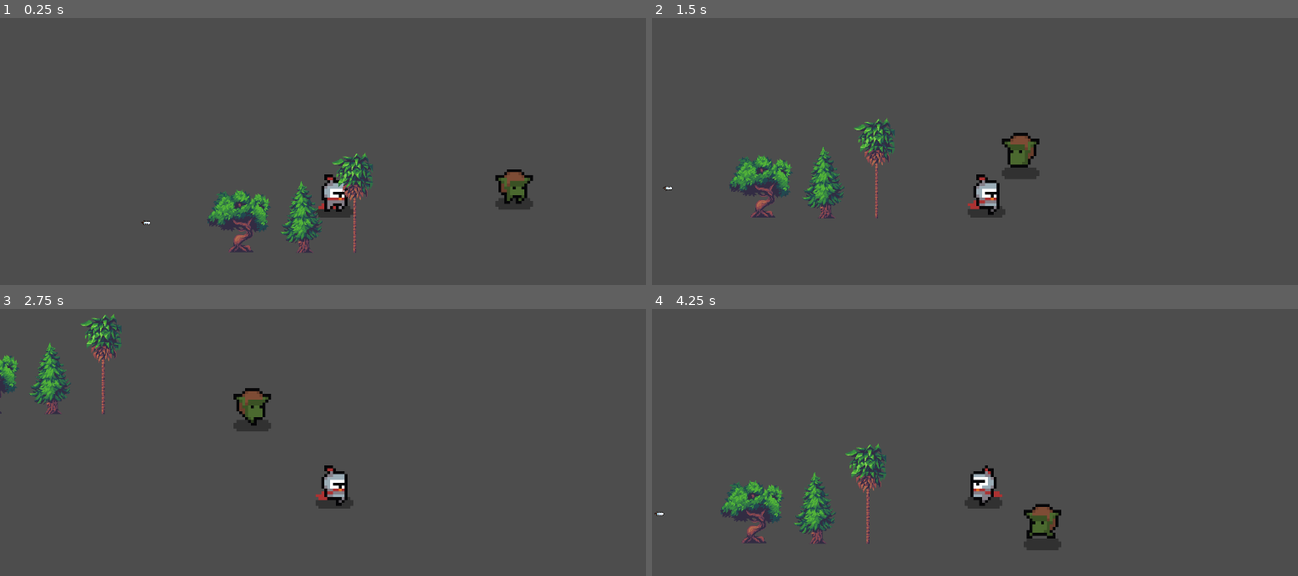
Above: before the commit, frames 1-4 (two rows, left to right).
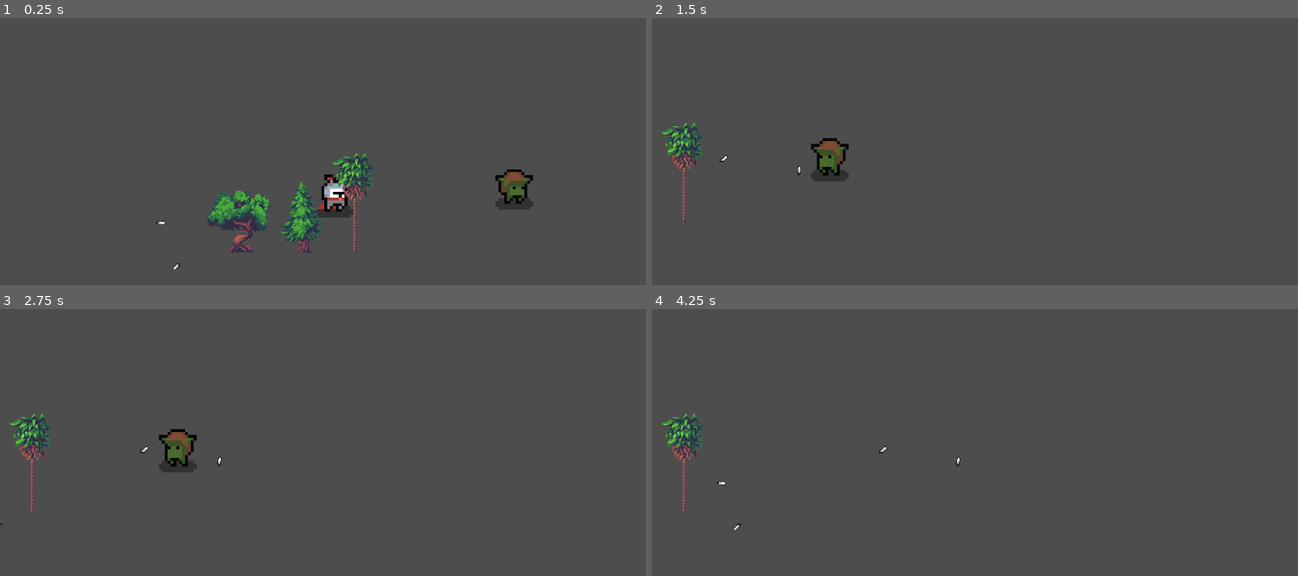
Above: after the commit, the same moments.

Repository: youngxblood/TopDown_Godot
Game: Godot game, scene res://Levels/world.tscn
Two runs of this game, one before a commit and one after it. Both use one fixed random seed, a clock stepped at 60 frames per second and the inputs below.
Inputs (mouse positions are in pixels of both pictures, inside the frame that each line leads up to):
- Up to frame 1 (0.25 s): no input
- Up to frame 2 (1.5 s): move the mouse to (1130, 178) at 0.52 s; hold D (move_right) 0.53-1.28 s; click (1130, 178) at 0.6 s; move the mouse to (852, 215) at 1.27 s; hold S (move_down) from 1.28 s (still down); click (852, 215) at 1.35 s
- Up to frame 3 (2.75 s): move the mouse to (400, 407) at 2.02 s; release S (move_down) at 2.03 s; hold D (move_right) from 2.03 s (still down); click (400, 407) at 2.1 s
- Up to frame 4 (4.25 s): move the mouse to (949, 562) at 2.77 s; release D (move_right) at 2.78 s; hold W (move_up) 2.78-3.53 s; click (949, 562) at 2.85 s; move the mouse to (1181, 543) at 3.52 s; hold A (move_left) from 3.53 s (still down); click (1181, 543) at 3.6 s

The runs differ from the first frame. In frame 1, less than 0.1% of the frame differs, in the area x 21-28%, y 75-95%; in frame 2, 5.4%, in the area x 1-60%, y 37-77%; in frame 3, 4.7%; in frame 4, 5.0%.

Commit message:
Updated collision channels, player can spawn projectiles

Diff:
--- /dev/null
+++ b/Entity/Components/ProjectileComponents/projectilemovement_component.gd
@@ -0,0 +1,15 @@
+extends Node2D
+class_name ProjectileMovement_Component
+
+@export var projectile_speed : float = 100
+
+var owner_entity : ProjectileBase
+
+
+func _ready():
+	owner_entity = self.get_owner()
+
+
+func _physics_process(delta):
+	var direction = Vector2.RIGHT.rotated(rotation);
+	owner_entity.global_position += projectile_speed * direction * delta;
--- /dev/null
+++ b/Entity/Components/ProjectileComponents/projectilemovement_component.tscn
@@ -0,0 +1,6 @@
+[gd_scene load_steps=2 format=3 uid="uid://cc3mbvfqoygxr"]
+
+[ext_resource type="Script" path="res://Entity/Components/ProjectileComponents/projectilemovement_component.gd" id="1_0qtfk"]
+
+[node name="ProjectileMovement_Component" type="Node2D"]
+script = ExtResource("1_0qtfk")
--- /dev/null
+++ b/Entity/Components/ProjectileComponents/projectilethrower_component.gd
@@ -0,0 +1,20 @@
+extends Node2D
+class_name ProjectileThrowerComponent
+
+@export_file var projectile_location
+var string_to_load : String
+
+
+func spawn_projectile():
+	string_to_load = projectile_location
+	var PROJECTILE = load(projectile_location)
+	if PROJECTILE:
+		var projectile = PROJECTILE.instantiate()
+		get_tree().current_scene.add_child(projectile)
+
+
+		projectile.global_position = self.get_parent().global_position;
+		projectile.global_position.y -= 15; # Make the daggers spawn higher
+
+		var projectile_rotation = self.global_position.direction_to(get_global_mouse_position()).angle()
+		projectile.rotation = projectile_rotation;
--- /dev/null
+++ b/Entity/Components/ProjectileComponents/projectilethrower_component.tscn
@@ -0,0 +1,6 @@
+[gd_scene load_steps=2 format=3 uid="uid://cfjbv7ji8wto3"]
+
+[ext_resource type="Script" path="res://Entity/Components/ProjectileComponents/projectilethrower_component.gd" id="1_33yxp"]
+
+[node name="ProjectileThrower_Component" type="Node2D"]
+script = ExtResource("1_33yxp")
--- a/Entity/Enemies/slime_enemy.tscn
+++ b/Entity/Enemies/slime_enemy.tscn
@@ -161,4 +161,8 @@
 "": SubResource("AnimationLibrary_levnd")
 }
 
+[node name="Hurtbox_Component" parent="." index="4"]
+collision_layer = 4
+collision_mask = 9
+
 [node name="DetectionArea_Component" parent="." index="6" instance=ExtResource("15_yeidl")]
--- a/Entity/Player/player_character.gd
+++ b/Entity/Player/player_character.gd
@@ -15,6 +15,9 @@
 	var move_direction = Input.get_vector("move_left", "move_right", "move_up", "move_down")
 	velocity = move_direction * speed
 
+	if Input.is_action_just_pressed("create_projectile"):
+		spawn_projectile()
+
 
 ## Handle sprite animations
 func update_animations():
@@ -31,3 +34,8 @@
 		animated_sprite.flip_h = true;
 	elif direction == 1:
 		animated_sprite.flip_h = false;
+
+
+func spawn_projectile():
+	if projectilethrower_component:
+		projectilethrower_component.spawn_projectile()
--- a/Entity/Player/player_character.tscn
+++ b/Entity/Player/player_character.tscn
@@ -179,6 +179,10 @@
 "": SubResource("AnimationLibrary_dilv5")
 }
 
+[node name="Hurtbox_Component" parent="." index="3"]
+collision_layer = 2
+collision_mask = 9
+
 [node name="CollisionShape2D" parent="Hurtbox_Component" index="0"]
 position = Vector2(0, -7)
 scale = Vector2(5, 5)
--- a/Entity/Projectiles/projectile_base.tscn
+++ b/Entity/Projectiles/projectile_base.tscn
@@ -1,8 +1,9 @@
-[gd_scene load_steps=5 format=3 uid="uid://daq84x7vsorbe"]
+[gd_scene load_steps=6 format=3 uid="uid://daq84x7vsorbe"]
 
 [ext_resource type="Script" path="res://Entity/Projectiles/projectile_base.gd" id="1_4hl4q"]
 [ext_resource type="PackedScene" uid="uid://fawge8u24ljg" path="res://Entity/Components/GlobalComponents/hitbox_component.tscn" id="1_pni8y"]
 [ext_resource type="PackedScene" uid="uid://cjlsj1tl6fmt6" path="res://Entity/Components/ProjectileComponents/projectiledamage_component.tscn" id="3_mcp2j"]
+[ext_resource type="PackedScene" uid="uid://cc3mbvfqoygxr" path="res://Entity/Components/ProjectileComponents/projectilemovement_component.tscn" id="4_bcged"]
 
 [sub_resource type="RectangleShape2D" id="RectangleShape2D_wsaq7"]
 
@@ -13,12 +14,16 @@
 [node name="Sprite2D" type="Sprite2D" parent="."]
 
 [node name="Hitbox_Component" parent="." node_paths=PackedStringArray("projectiledamage_component") instance=ExtResource("1_pni8y")]
-projectiledamage_component = NodePath("../projectiledamage_component")
+collision_layer = 8
+collision_mask = 7
+projectiledamage_component = NodePath("../Projectiledamage_Component")
 
 [node name="CollisionShape2D" parent="Hitbox_Component" index="0"]
 shape = SubResource("RectangleShape2D_wsaq7")
 
-[node name="projectiledamage_component" parent="." instance=ExtResource("3_mcp2j")]
+[node name="Projectiledamage_Component" parent="." instance=ExtResource("3_mcp2j")]
+
+[node name="ProjectileMovement_Component" parent="." instance=ExtResource("4_bcged")]
 
 [editable path="Hitbox_Component"]
-[editable path="projectiledamage_component"]
+[editable path="Projectiledamage_Component"]
--- a/Entity/base_character.gd
+++ b/Entity/base_character.gd
@@ -4,3 +4,4 @@
 @onready var animated_sprite : AnimatedSprite2D = $AnimatedSprite2D
 @onready var anim_player : AnimationPlayer = $AnimationPlayer
 @onready var health_component : HealthComponent = $Health_Component
+@onready var projectilethrower_component : ProjectileThrowerComponent = $ProjectileThrower_Component
--- a/Entity/base_character.tscn
+++ b/Entity/base_character.tscn
@@ -1,8 +1,9 @@
-[gd_scene load_steps=4 format=3 uid="uid://dy2aynllug5hw"]
+[gd_scene load_steps=5 format=3 uid="uid://dy2aynllug5hw"]
 
 [ext_resource type="Script" path="res://Entity/base_character.gd" id="1_em5ey"]
 [ext_resource type="PackedScene" uid="uid://dqd75j7k7oew1" path="res://Entity/Components/GlobalComponents/hurtbox_component.tscn" id="2_q0bas"]
 [ext_resource type="PackedScene" uid="uid://8snhwekfqyu2" path="res://Entity/Components/GlobalComponents/health_component.tscn" id="3_6v4lh"]
+[ext_resource type="PackedScene" uid="uid://cfjbv7ji8wto3" path="res://Entity/Components/ProjectileComponents/projectilethrower_component.tscn" id="4_w2bsw"]
 
 [node name="BaseCharacter" type="CharacterBody2D"]
 script = ExtResource("1_em5ey")
@@ -16,3 +17,7 @@
 [node name="Hurtbox_Component" parent="." instance=ExtResource("2_q0bas")]
 
 [node name="Health_Component" parent="." instance=ExtResource("3_6v4lh")]
+
+[node name="ProjectileThrower_Component" parent="." instance=ExtResource("4_w2bsw")]
+position = Vector2(-279.707, 396.464)
+projectile_location = "res://Entity/Projectiles/throwingdagger_projectile.tscn"
--- a/Levels/world.tscn
+++ b/Levels/world.tscn
@@ -19,3 +19,8 @@
 
 [node name="ThrowingDagger_Projectile" parent="." instance=ExtResource("4_brfqe")]
 position = Vector2(-305, 314)
+
+[node name="ThrowingDagger_Projectile2" parent="." node_paths=PackedStringArray("hitbox_component") instance=ExtResource("4_brfqe")]
+position = Vector2(-278, 390)
+rotation = -3.9619
+hitbox_component = NodePath("../ThrowingDagger_Projectile/Hitbox_Component")
--- a/project.godot
+++ b/project.godot
@@ -37,6 +37,18 @@
 "events": [Object(InputEventKey,"resource_local_to_scene":false,"resource_name":"","device":-1,"window_id":0,"alt_pressed":false,"shift_pressed":false,"ctrl_pressed":false,"meta_pressed":false,"pressed":false,"keycode":0,"physical_keycode":68,"key_label":0,"unicode":100,"echo":false,"script":null)
 ]
 }
+create_projectile={
+"deadzone": 0.5,
+"events": [Object(InputEventMouseButton,"resource_local_to_scene":false,"resource_name":"","device":-1,"window_id":0,"alt_pressed":false,"shift_pressed":false,"ctrl_pressed":false,"meta_pressed":false,"button_mask":0,"position":Vector2(0, 0),"global_position":Vector2(0, 0),"factor":1.0,"button_index":1,"canceled":false,"pressed":false,"double_click":false,"script":null)
+]
+}
+
+[layer_names]
+
+2d_physics/layer_1="Environment"
+2d_physics/layer_2="Player"
+2d_physics/layer_3="Enemy"
+2d_physics/layer_4="Projectile"
 
 [rendering]
 
